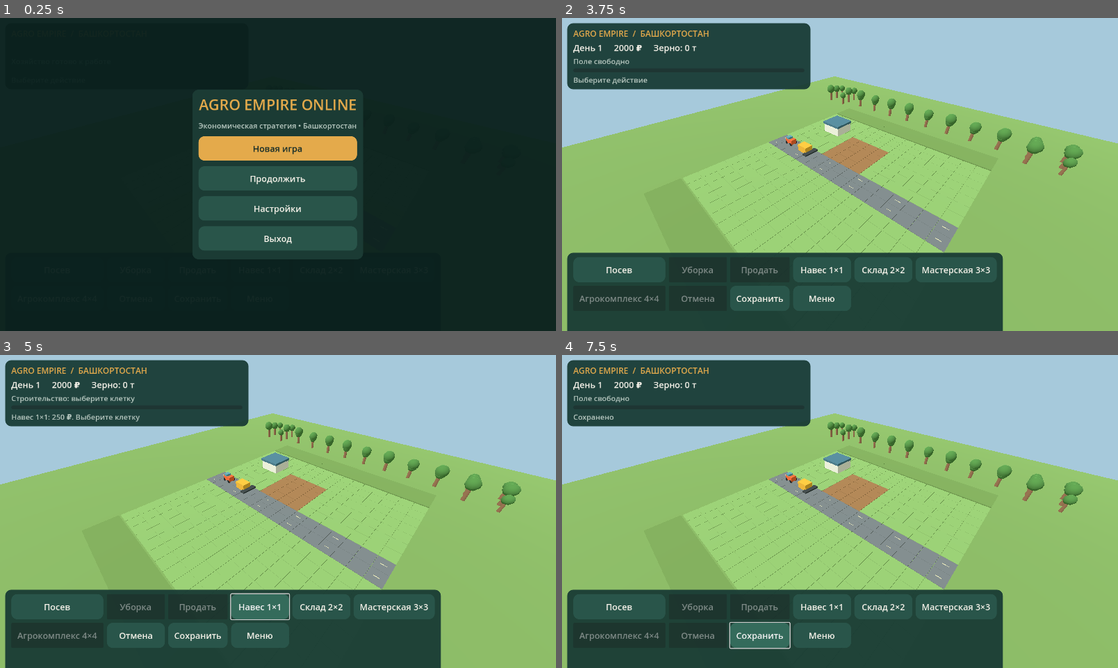
Above: before the commit, frames 1-4 (two rows, left to right).
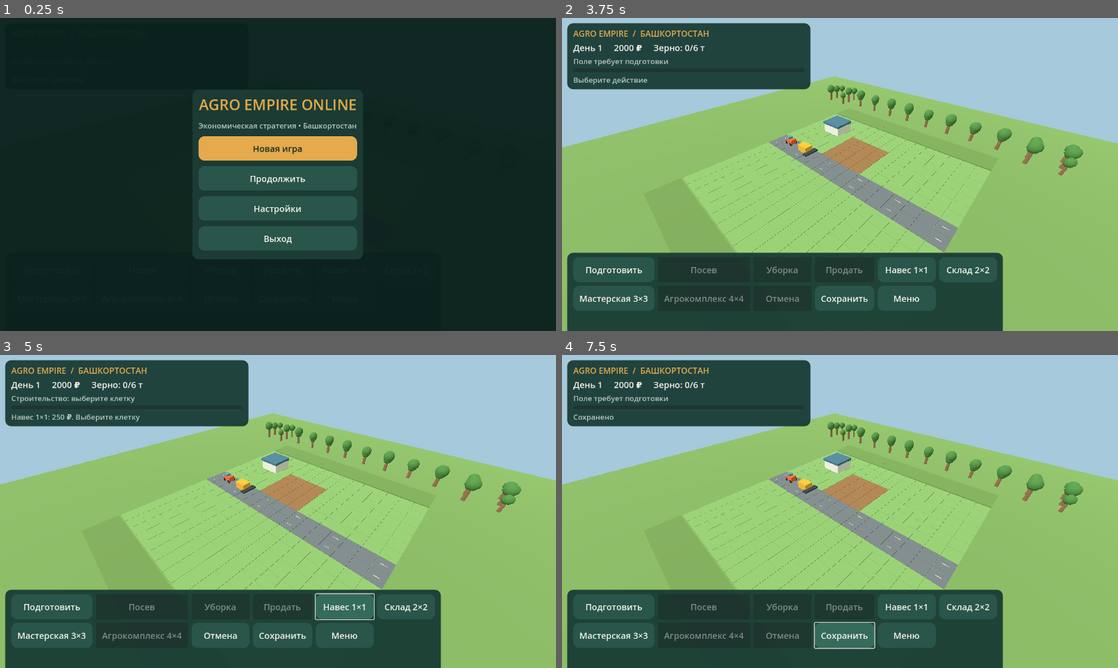
Above: after the commit, the same moments.

Repository: maillunex-lang/fermabash
Game: Godot game, scene res://scenes/Main.tscn
Two runs of this game, one before a commit and one after it. Both use one fixed random seed, a clock stepped at 60 frames per second and the inputs below.
Inputs (mouse positions are in pixels of both pictures, inside the frame that each line leads up to):
- Up to frame 1 (0.25 s): no input
- Up to frame 2 (3.75 s): click "Посев" at 0.5 s; click (612, 268) at 1.25 s, where only the run after the commit has a clickable "Подготовить"; click "Уборка" at 2 s; click "Продать" at 2.75 s; click "Новая игра" at 3.5 s
- Up to frame 3 (5 s): click "Навес 1×1" at 4.25 s
- Up to frame 4 (7.5 s): click "Склад 2×2" at 5 s; click "Мастерская 3×3" at 5.75 s; click "Отмена" at 6.5 s; click "Сохранить" at 7.25 s

The runs differ from the first frame. In frame 2, 4.2% of the frame differs, in the area x 2-77%, y 8-94%; in frame 3, 4.5%; in frame 4, 4.8%.

Commit message:
feat: stage 2.4 farm production cycle
* feat(stage2.4): isolate preparation sow harvest storage and sales rules

* feat(stage2.4): playable preparation sow growth harvest storage sale loop

* feat(stage2.4): preparation controls and warehouse capacity indicator

* test(stage2.4): align smoke and UI regressions with soil preparation

* test(stage2.4): align smoke and UI regressions with soil preparation

* test(stage2.4): correct production cycle expected cash after preparation

* test(stage2.4): production preconditions storage capacity and prepared save

* fix(stage2.4): avoid invalid mixed-type comparisons for legacy buildings

* fix(stage2.4): accept active soil-preparation job in save validation

* ci(stage2.4): include production-cycle regression test

* ci(stage2.4): include production-cycle regression test

* docs(stage2.4): document full farm cycle and prototype limitations

Diff:
--- a/scripts/main.gd
+++ b/scripts/main.gd
@@ -7,11 +7,13 @@
 const FarmEnvironment = preload("res://scripts/visuals/farm_environment.gd")
 const StrategyCamera = preload("res://scripts/camera/strategy_camera.gd")
 const GameUI = preload("res://scripts/ui/game_ui.gd")
+const ProductionRules = preload("res://scripts/systems/production_rules.gd")
 var elapsed_seconds := 0.0
 var cash := 2000
 var grain := 0
 var day := 1
 var stage := 0
+var prepared := false
 var job := ""
 var progress := 0.0
 var structures := {"2,2":true}
@@ -64,6 +66,7 @@
  _menu()
 func _ui_action(action: String) -> void:
  match action:
+  "prepare": _job("prepare")
   "sow": _job("sow")
   "harvest": _job("harvest")
   "sell": _sell()
@@ -96,6 +99,7 @@
  day = 1
  elapsed_seconds = 0.0
  stage = 0
+ prepared = false
  job = ""
  progress = 0
  structures = {"2,2":true}
@@ -151,17 +155,26 @@
  if job != "":
   status.text = "Техника занята"
   return
- if kind == "sow":
-  if stage != 0 or cash < 100:
-   status.text = "Посев невозможен"
+ match kind:
+  "prepare":
+   if not ProductionRules.can_prepare(stage,prepared,job,cash):
+    status.text = "Подготовка поля недоступна"
+    return
+   cash -= ProductionRules.PREPARE_COST
+  "sow":
+   if not ProductionRules.can_sow(stage,prepared,job,cash):
+    status.text = "Сначала подготовьте поле"
+    return
+   cash -= ProductionRules.SOW_COST
+  "harvest":
+   if not ProductionRules.can_harvest(stage,job,grain,structures):
+    status.text = "Урожай не созрел или склад заполнен"
+    return
+  _:
    return
-  cash -= 100
- elif stage != 2:
-  status.text = "Урожай ещё не созрел"
-  return
  job = kind
  progress = 0.0
- status.text = "Техника отправлена"
+ status.text = "Техника отправлена: %s" % kind
 func _start_build(kind: String = "warehouse") -> void:
  if not BuildRules.CATALOG.has(kind):
   return
@@ -200,7 +213,7 @@
  if grain == 0:
   status.text = "Склад пуст"
   return
- cash += grain*450
+ cash += ProductionRules.sale_value(grain)
  grain = 0
  status.text = "Зерно продано"
 func _process(delta: float) -> void:
@@ -210,15 +223,20 @@
  day = GameClock.day_from_seconds(elapsed_seconds)
  if job != "":
   progress += delta/6.0
-  var machine := tractor if job == "sow" else harvester
+  var machine := harvester if job == "harvest" else tractor
   machine.position = Vector3(15+progress*10,0,12+progress*5)
   if progress >= 1.0:
-   if job == "sow":
+   if job == "prepare":
+    prepared = true
+    status.text = "Почва подготовлена"
+   elif job == "sow":
+    prepared = false
     stage = 1
     status.text = "Посев завершён"
    else:
     stage = 0
-    grain += 3
+    prepared = false
+    grain += ProductionRules.YIELD_TONS
     status.text = "Урожай на складе"
    job = ""
    progress = 0.0
@@ -230,7 +248,7 @@
    progress = 0.0
    status.text = "Пшеница созрела"
    _draw()
- game_ui.update_hud(day,cash,grain,stage,job,progress,build)
+ game_ui.update_hud(day,cash,grain,stage,job,progress,build,prepared,ProductionRules.capacity(structures))
 func _camera() -> void:
  camera_rig.apply(cam)
 func _screen_cell(position: Vector2) -> Vector2i:
@@ -295,7 +313,7 @@
  _draw()
  status.text = "Постройка завершена!"
 func _snapshot() -> Dictionary:
- return {"version":1,"cash":cash,"grain":grain,"stage":stage,"structures":structures.duplicate(),"job":job,"progress":progress,"day":day,"elapsed_seconds":elapsed_seconds}
+ return {"version":1,"cash":cash,"grain":grain,"stage":stage,"prepared":prepared,"structures":structures.duplicate(),"job":job,"progress":progress,"day":day,"elapsed_seconds":elapsed_seconds}
 func _save() -> void:
  if SaveStore.write(SAVE, _snapshot()):
   status.text = "Сохранено"
@@ -309,6 +327,7 @@
  cash = int(data["cash"])
  grain = int(data["grain"])
  stage = int(data["stage"])
+ prepared = bool(data.get("prepared",false))
  structures = data["structures"].duplicate()
  _cancel_build()
  job = str(data["job"])
--- /dev/null
+++ b/scripts/systems/production_rules.gd
@@ -0,0 +1,26 @@
+extends RefCounted
+## Deterministic production rules; costs and yield are prototype values.
+const PREPARE_COST := 60
+const SOW_COST := 100
+const YIELD_TONS := 3
+const GRAIN_PRICE := 450
+const CAPACITY_PER_WAREHOUSE := 6
+
+static func capacity(structures: Dictionary) -> int:
+ var count := 0
+ for value in structures.values():
+  if (value is bool and value) or (value is String and value == "warehouse"):
+   count += 1
+ return count * CAPACITY_PER_WAREHOUSE
+
+static func can_prepare(stage: int, prepared: bool, job: String, cash: int) -> bool:
+ return stage == 0 and not prepared and job == "" and cash >= PREPARE_COST
+
+static func can_sow(stage: int, prepared: bool, job: String, cash: int) -> bool:
+ return stage == 0 and prepared and job == "" and cash >= SOW_COST
+
+static func can_harvest(stage: int, job: String, grain: int, structures: Dictionary) -> bool:
+ return stage == 2 and job == "" and grain + YIELD_TONS <= capacity(structures)
+
+static func sale_value(tons: int) -> int:
+ return maxi(0,tons)*GRAIN_PRICE
--- a/scripts/systems/save_store.gd
+++ b/scripts/systems/save_store.gd
@@ -11,7 +11,7 @@
    return false
  if not data["structures"] is Dictionary:
   return false
- if not data["job"] is String or not data["job"] in ["", "sow", "harvest"]:
+ if not data["job"] is String or not data["job"] in ["", "prepare", "sow", "harvest"]:
   return false
  for key in ["cash", "grain", "stage", "day"]:
   if not (data[key] is int or data[key] is float):
--- a/scripts/ui/game_ui.gd
+++ b/scripts/ui/game_ui.gd
@@ -88,7 +88,7 @@
  flow.add_theme_constant_override("v_separation",8)
  actions_panel.add_child(flow)
  for entry in [
-  ["Посев","sow"],["Уборка","harvest"],["Продать","sell"],
+  ["Подготовить","prepare"],["Посев","sow"],["Уборка","harvest"],["Продать","sell"],
   ["Навес 1×1","build_shed"],["Склад 2×2","build"],["Мастерская 3×3","build_workshop"],
   ["Агрокомплекс 4×4","build_complex"],["Отмена","cancel_build"],["Сохранить","save"],["Меню","menu"]
  ]:
@@ -140,13 +140,14 @@
  menu_overlay.visible = false
 func set_status(value: String) -> void:
  message.text = value
-func update_hud(day: int, cash: int, grain: int, stage: int, job: String, progress: float, building: bool) -> void:
- stats.text = "День %d     %d ₽     Зерно: %d т" % [day,cash,grain]
- var stage_name: String = ["Поле свободно","Посевы растут","Урожай созрел"][clampi(stage,0,2)]
+func update_hud(day: int, cash: int, grain: int, stage: int, job: String, progress: float, building: bool, prepared: bool = false, capacity: int = 6) -> void:
+ stats.text = "День %d     %d ₽     Зерно: %d/%d т" % [day,cash,grain,capacity]
+ var stage_name: String = ["Поле подготовлено" if prepared else "Поле требует подготовки","Посевы растут","Урожай созрел"][clampi(stage,0,2)]
  task.text = ("Строительство: выберите клетку" if building else ("Работа: "+("посев" if job == "sow" else "уборка") if job != "" else stage_name))
  progress_bar.value = clampf(progress*100.0,0.0,100.0)
- action_buttons["sow"].disabled = job != "" or stage != 0 or cash < 100
- action_buttons["harvest"].disabled = job != "" or stage != 2
+ action_buttons["prepare"].disabled = job != "" or stage != 0 or prepared or cash < 60
+ action_buttons["sow"].disabled = job != "" or stage != 0 or not prepared or cash < 100
+ action_buttons["harvest"].disabled = job != "" or stage != 2 or grain+3 > capacity
  action_buttons["sell"].disabled = grain <= 0
  action_buttons["build"].disabled = cash < 900
  action_buttons["build_shed"].disabled = cash < 250
--- /dev/null
+++ b/tests/production.gd
@@ -0,0 +1,39 @@
+extends SceneTree
+const Rules = preload("res://scripts/systems/production_rules.gd")
+func _initialize() -> void:
+ call_deferred("_test")
+func _test() -> void:
+ assert(Rules.capacity({"2,2":true}) == 6)
+ assert(Rules.capacity({"2,2":true,"10,10":"warehouse"}) == 12)
+ assert(Rules.capacity({"10,10":"shed"}) == 0)
+ assert(not Rules.can_sow(0,false,"",200))
+ assert(Rules.can_prepare(0,false,"",60))
+ assert(not Rules.can_prepare(0,false,"",59))
+ assert(Rules.can_sow(0,true,"",100))
+ assert(not Rules.can_sow(0,true,"prepare",100))
+ assert(not Rules.can_harvest(2,"",4,{"2,2":true}))
+ assert(Rules.can_harvest(2,"",3,{"2,2":true}))
+ assert(Rules.sale_value(3) == 1350)
+ assert(Rules.sale_value(-1) == 0)
+ var scene = load("res://scenes/Main.tscn").instantiate()
+ root.add_child(scene)
+ await process_frame
+ scene._new()
+ scene._job("sow")
+ assert(scene.job == "")
+ assert(scene.cash == 2000)
+ scene._job("prepare")
+ for i in range(65):
+  scene._process(0.1)
+ assert(scene.prepared)
+ scene._save()
+ scene.prepared = false
+ scene._load()
+ assert(scene.prepared)
+ scene._job("sow")
+ for i in range(65):
+  scene._process(0.1)
+ assert(scene.stage == 1)
+ assert(not scene.prepared)
+ print("PRODUCTION_TEST_PASS")
+ quit()
--- a/tests/smoke.gd
+++ b/tests/smoke.gd
@@ -7,8 +7,13 @@
  await process_frame
  scene._new()
  assert(scene.cash == 2000)
+ scene._job("prepare")
+ assert(scene.cash == 1940)
+ for i in range(65):
+  scene._process(0.1)
+ assert(scene.prepared)
  scene._job("sow")
- assert(scene.cash == 1900)
+ assert(scene.cash == 1840)
  scene._job("harvest")
  assert(scene.job == "sow")
  for i in range(400):
@@ -19,14 +24,14 @@
   scene._process(0.1)
  assert(scene.grain == 3)
  scene._sell()
- assert(scene.cash == 3250)
+ assert(scene.cash == 3190)
  scene._build(Vector2i(2,2))
- assert(scene.cash == 3250)
+ assert(scene.cash == 3190)
  scene._build(Vector2i(10,10))
- assert(scene.cash == 2350)
+ assert(scene.cash == 2290)
  scene._save()
  scene.cash = 0
  scene._load()
- assert(scene.cash == 2350)
+ assert(scene.cash == 2290)
  print("SMOKE_TEST_PASS")
  quit()
--- a/tests/ui.gd
+++ b/tests/ui.gd
@@ -7,16 +7,16 @@
  await process_frame
  assert(scene.game_ui != null)
  assert(scene.game_ui.menu_overlay.visible)
- assert(scene.game_ui.action_buttons.size() == 10)
+ assert(scene.game_ui.action_buttons.size() == 11)
  assert(scene.game_ui.menu_buttons.size() == 4)
  scene.game_ui.action_requested.emit("new")
  assert(scene.running)
  assert(not scene.game_ui.menu_overlay.visible)
- scene.game_ui.action_requested.emit("sow")
- assert(scene.cash == 1900)
- assert(scene.job == "sow")
+ scene.game_ui.action_requested.emit("prepare")
+ assert(scene.cash == 1940)
+ assert(scene.job == "prepare")
  scene.game_ui.update_hud(scene.day,scene.cash,scene.grain,scene.stage,scene.job,scene.progress,false)
- assert(scene.game_ui.action_buttons["sow"].disabled)
+ assert(scene.game_ui.action_buttons["prepare"].disabled)
  assert(scene.game_ui.action_buttons["harvest"].disabled)
  scene.game_ui.action_requested.emit("save")
  assert(FileAccess.file_exists(scene.SAVE))
@@ -25,6 +25,6 @@
  assert(scene.game_ui.menu_overlay.visible)
  scene.game_ui.action_requested.emit("continue")
  assert(scene.running)
- assert(scene.cash == 1900)
+ assert(scene.cash == 1940)
  print("UI_TEST_PASS")
  quit()
Not shown, added: docs/STAGE_2_4.md
Not shown, changed: tools/build_android_on_vps.sh
